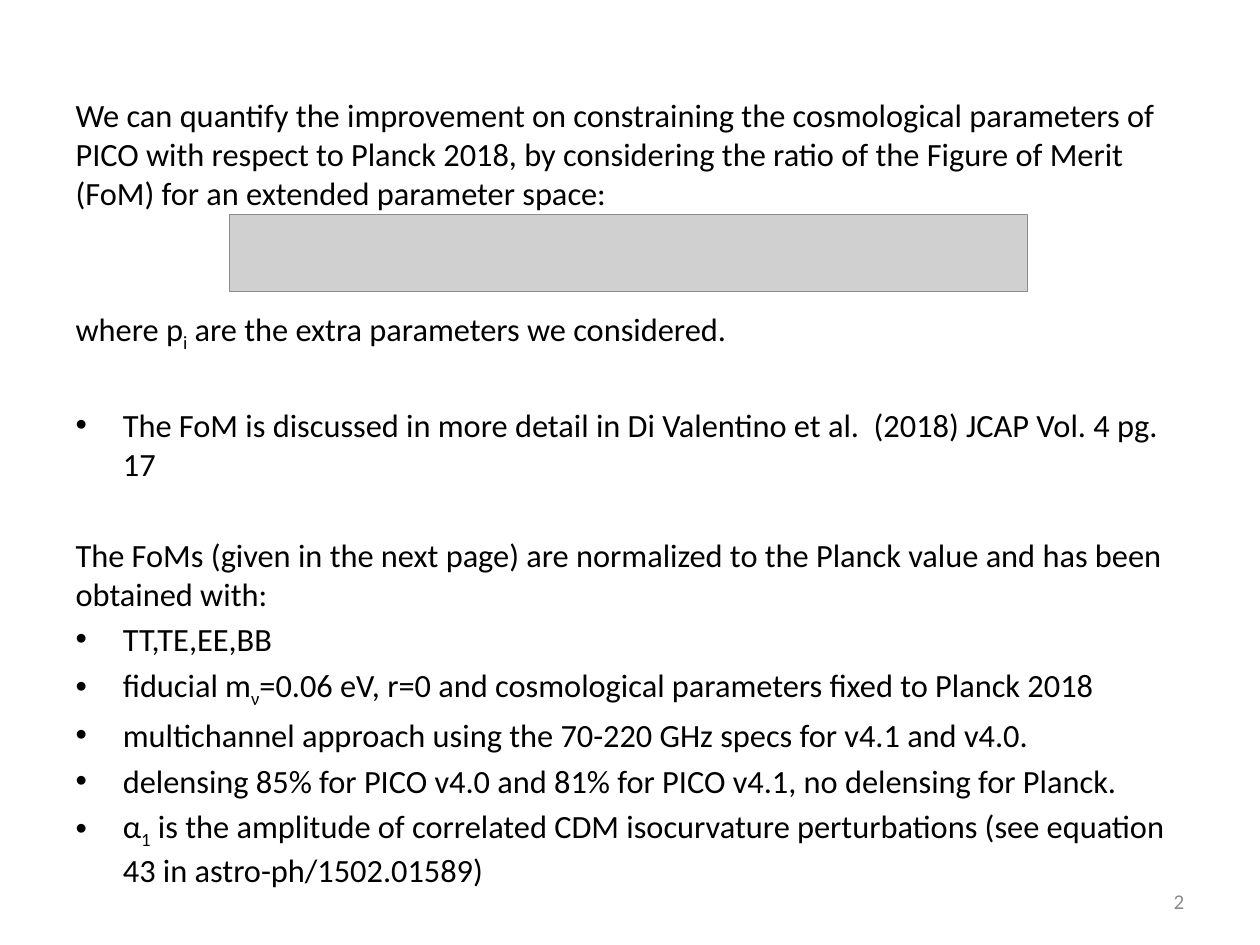
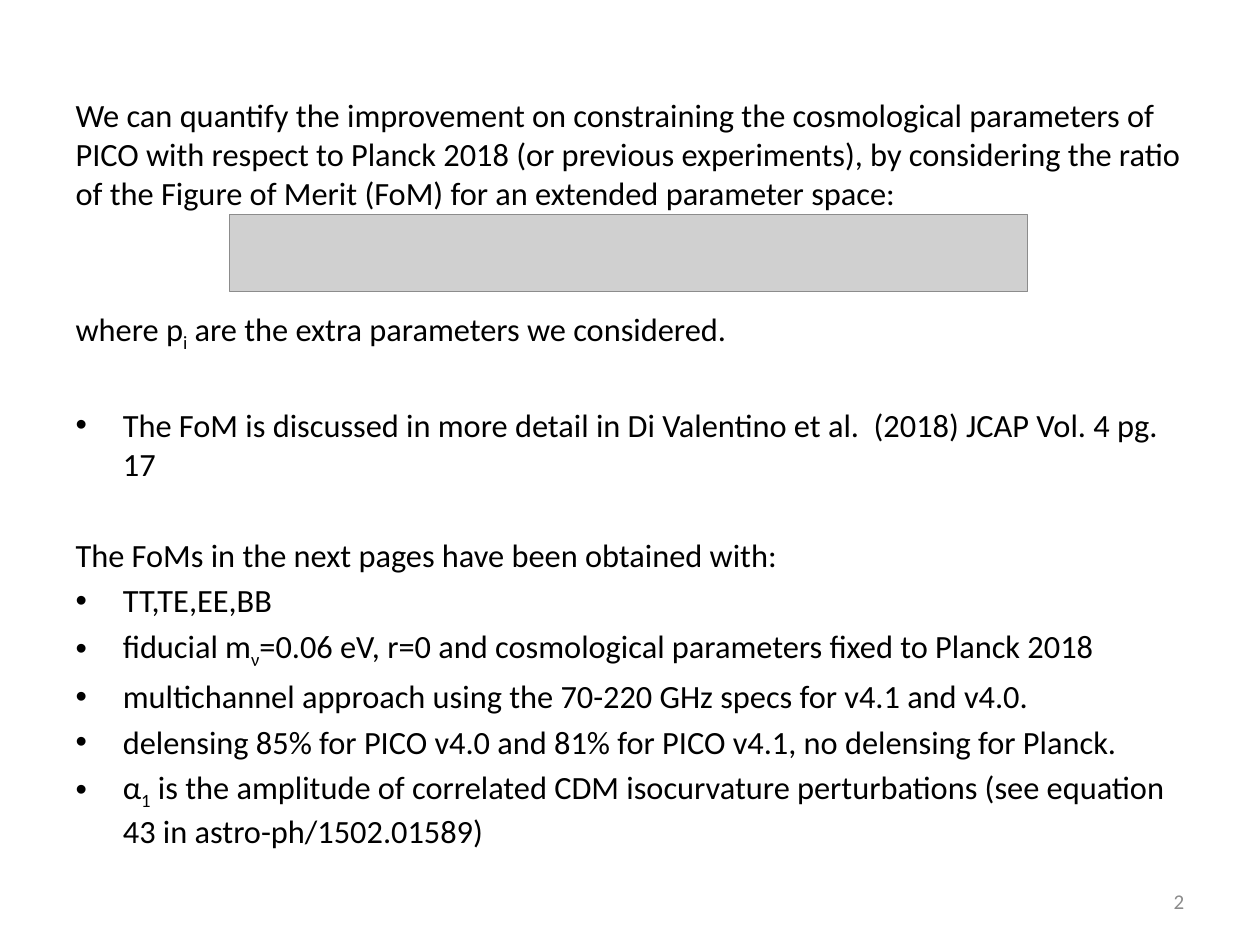
Before and after one commit to CMB-Probe/PICOReport, a slide deck: slide 2 of ReferenceDocuments/TestingLCDM.pptx. Drawn at 1260x945 pixels with LibreOffice and Linux fonts; fonts in the diff are those of the drawing; grey boxes stand for pictures. Boxes give left, top, right and bottom in pixels: in the first picture for what was removed or moved away, otherwise in the second. Text is boxed around its words. In the diff, an @@ line names an element or a change of style, - is before the commit and + after.

```diff
--- a/ReferenceDocuments/TestingLCDM.pptx
+++ b/ReferenceDocuments/TestingLCDM.pptx
@@ text at (76, 104, 1180, 211): text changed @@
-We can quantify the improvement on constraining the cosmological parameters of PICO with respect to Planck 2018, by considering the ratio of the Figure of Merit (FoM) for an extended parameter space:
+We can quantify the improvement on constraining the cosmological parameters of PICO with respect to Planck 2018 (or previous experiments), by considering the ratio of the Figure of Merit (FoM) for an extended parameter space:
@@ text at (76, 544, 777, 573): text changed @@
-The FoMs (given in the next page) are normalized to the Planck value and has been obtained with:
+The FoMs in the next pages have been obtained with:
```
Also in this commit, not shown: 1 other slide changed, 4 slides added, 4 other files.
